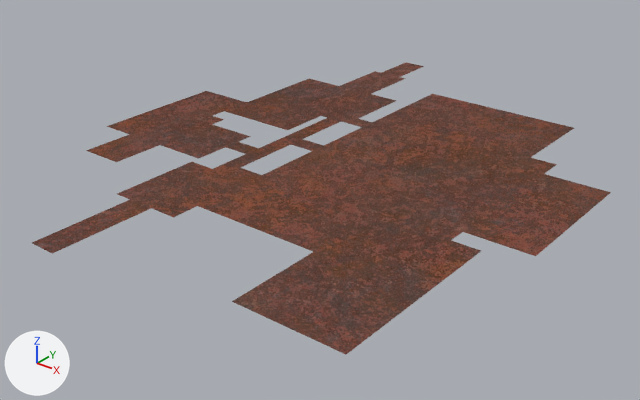
A saved change to the Blender file assets/structural elements/incubation demo level - floor.blend.
Camera for both pictures: a camera (50 mm lens) standing at (61.5, -37.0, 36.7) and looking at (8.9, 28.7, -4.1). The axes (+X, +Y, +Z) are drawn at lower left. The lights are the same throughout.

The scene before the commit, as lines of its bpy script (objects in view):
```python
me_plane_001 = bpy.data.meshes.new('Plane.001')
me_plane_001.from_pydata(...)  # 1956 vertices, 1759 faces; spans x -17.0..35.0, y 0.0..64.0, z 0.0
me_plane_001.materials.append(None)
ob_incubation_demo_floor = bpy.data.objects.new('incubation demo floor', me_plane_001)
ob_incubation_demo_floor.location = (0.0, 0.0, 0.0)
ob_incubation_demo_floor.material_slots[0].link = 'OBJECT'; ob_incubation_demo_floor.material_slots[0].material = mat_incubation_demo_floor_material
```
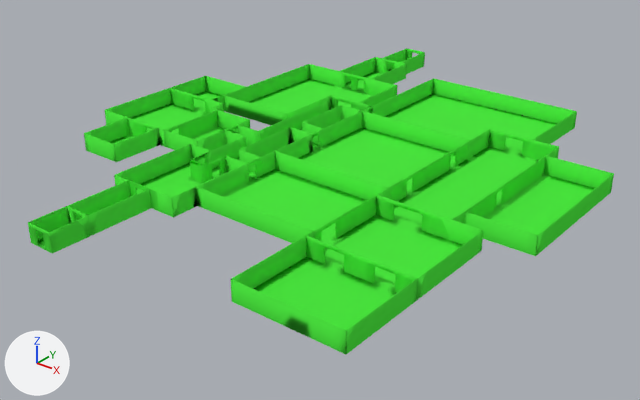
Changed parts and their boxes (x1, y1, x2, y2) in the pictures (640 x 400 px):
'incubation demo floor', reshaped, recoloured: before (32, 62, 611, 354); after (28, 48, 614, 354)
part 1 of me_plane_001, added (green): after (28, 48, 614, 354)
part 2 of me_plane_001, recoloured: (38, 68, 595, 330) in both

Patch to the scene script:
```diff
--- a/assets/structural elements/incubation demo level - floor.blend.py
+++ b/assets/structural elements/incubation demo level - floor.blend.py
@@ mat_incubation_demo_flloor @@
+mat_incubation_demo_flloor = diffuse_material('incubation demo flloor ')
+mat_incubation_demo_flloor.base_color = (0.0726, 0.8, 0.0516)  # green #4ce740
@@ me_plane_001 @@
 # used by ob_incubation_demo_floor; location = (0.0, 0.0, 0.0)
-me_plane_001.from_pydata(...)  # 1956 vertices, 1759 faces; spans x -17.0..35.0, y 0.0..64.0, z 0.0
+me_plane_001.from_pydata(...)  # 4029 vertices, 3881 faces, 4 loose edges; spans x -17.0..35.0, y 0.0..64.0, z 0.0..2.0
+# me_plane_001 part 1: 2073 vertices added at x -17.0..35.0, y 0.0..64.0, z 0.0..2.0
+# me_plane_001 part 2: 1756 faces spanning x -17.0..35.0, y 0.0..64.0, z 0.0 switch from no material to mat_incubation_demo_flloor (green #4ce740)
@@ ob_incubation_demo_floor @@
 ob_incubation_demo_floor.location = (0.0, 0.0, 0.0)
-ob_incubation_demo_floor.material_slots[0].link = 'OBJECT'; ob_incubation_demo_floor.material_slots[0].material = mat_incubation_demo_floor_material
```
